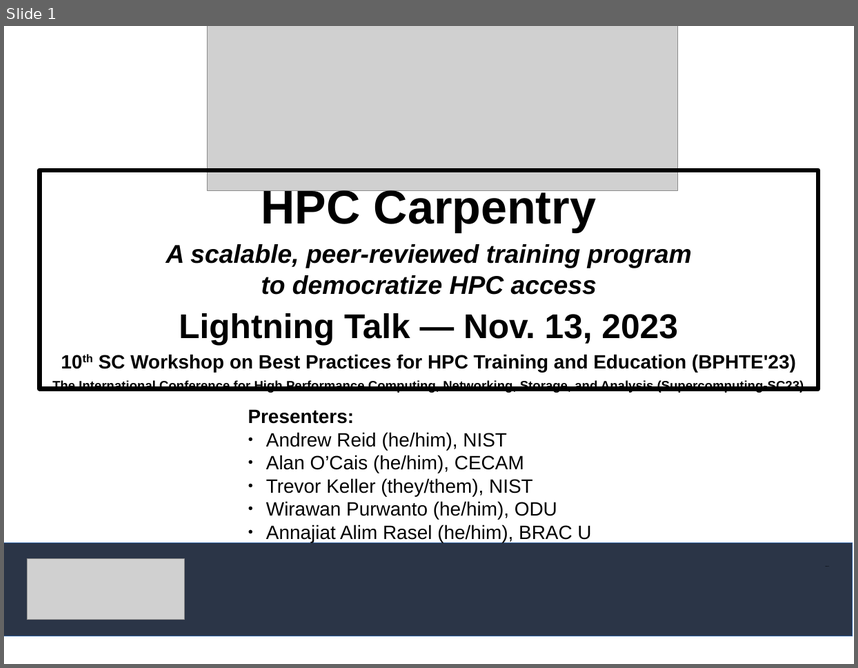
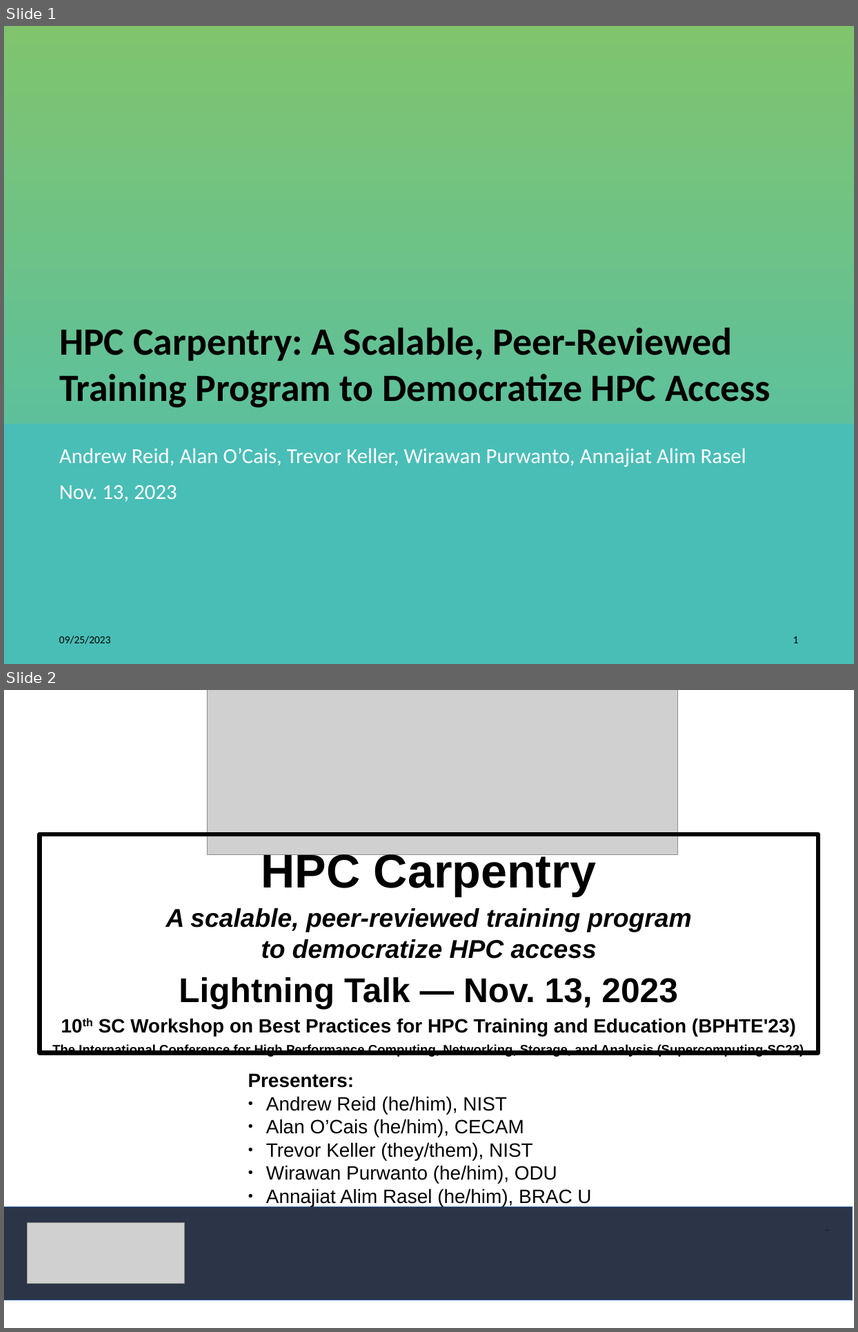
Before and after one commit to hpc-carpentry/coordination, a slide deck: conferences/SC23/sc23_bphte_presentation.odp. Shown one above the other, each under a label of ours: slide 1 before the commit, slides 1 and 2 after it. The pictures are 858x668 and 858x1332 pixels, drawn with LibreOffice and Linux fonts; fonts in the diff are those of the drawing; grey boxes stand for pictures; background and template pictures are left out. Boxes give left, top, right and bottom in pixels: in the first picture for what was removed or moved away, otherwise in the second. Text is boxed around its words. In the diff, an @@ line names an element or a change of style, - is before the commit and + after.

Commit message:
Adding required template title slide.

```diff
--- a/conferences/SC23/sc23_bphte_presentation.odp
+++ b/conferences/SC23/sc23_bphte_presentation.odp
@@ slide 1 added at [4, 26, 854, 664], background gradient #48BEB7 to #80C46E @@
@@ title added at [59, 327, 771, 408], 36 pt, text #000000, bold @@
+HPC Carpentry: A Scalable, Peer-Reviewed Training Program to Democratize HPC Access
@@ rectangle added at [4, 423, 854, 663], fill #48BEB7 @@
@@ subtitle added at [59, 448, 746, 501], 19.9 pt, text #FFFFFF @@
+Andrew Reid, Alan O’Cais, Trevor Keller, Wirawan Purwanto, Annajiat Alim Rasel
+Nov. 13, 2023
@@ text added at [59, 635, 111, 644], 10 pt, text #000000 @@
+09/25/2023
@@ page number added at [793, 636, 799, 643], 10 pt, text #000000 @@
+1
@@ what was slide 1 is now slide 2 @@
```
Also in this commit, not shown: 1 slide changed, 1 other file.
